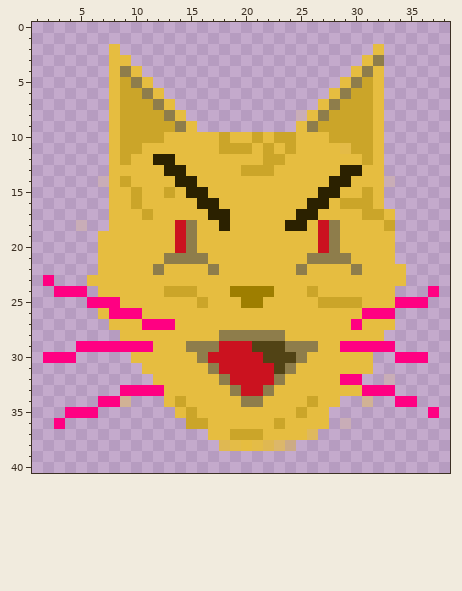
Pixel-art sprite: bomberman/resources/player2_head.png. The first picture shows the starting point.
The file is 40x60 pixels. Pixels under 10% opacity are left out. Colours within 5 levels of each other are drawn and written as one. Shown: x 1..38, y 0..40.
And afterwards:
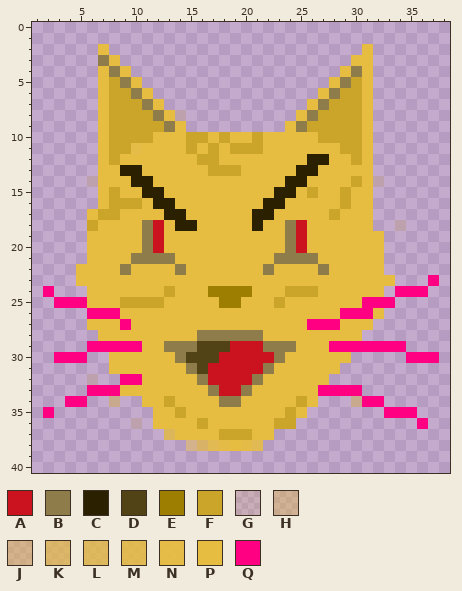
Palette (. is transparent): A #cb121f  B #8e7d4b  C #2b2100  D #514315  E #9e7e00  F #cba529  G #e6bd4026  H #e6bd4065  J #e6bd4075  K #e6bd40b2  L #e6bd40c9  M #e6bd40db  N #e6bd40f2  P #e6bd40  Q #ff0082
Message: fixed player animations and created bomb explosion adaptable to the surroundings
The edit:
Changed rows in their new state; - is an unchanged pixel.
first column x 2:
 2 -----P.----------------------P.-----
 3 -----B-.--------------------P-.-----
 4 -----PBP.------------------PBP.-----
 5 -----PFBP.----------------PBFP.-----
 6 -----PF-BP.--------------PBF-P.-----
 7 -----PF--BP.------------PBF--P.-----
 8 -----PF---BPG----------PBF---P.-----
 9 -----PF----BP.--------PBF----P.-----
10 -----PF---P--FF------PP--F---P.-----
11 -----PF-N----F-FP--FP-P----F-P.-----
12 -----PFP--PP--FF----PP--CC--FP.-----
13 -----P-CC--PP--FFFPPP--CC--PP-.-----
14 ----GP-PCC--PP--------CC--PPF-G.----
15 -----PF-PCCP-PP------CC-FPPF-P.-----
16 -----PFF--CC--PP----CC--PP--PP.-----
17 ----PFF--P-CC--PP--CC--PP-F--P..----
18 ---.FP---BA-CC--P--C--BA-PP---..G---
19 ----P----BA-PP--------BA-PP----.----
20 ----P----BA-PP--------BA-PP----.----
21 ----P---BBB-PPP------BBB-PPP---.----
22 ---PP--B--P-B--P----B--P-B--P--..---
23 .--P----------------------------.--Q
24 Q...P-------PP-EE--PP-FF-------.QQQ.
25 -QQQPPPFFFF---P-EEPP-F---PPPPQQQ...-
26 ----QQ-PP------------------QQ-P.----
27 ----PP-Q-PPP------------QQQ-P-..----
28 -----PP-------BB----PP-------..-----
29 ---.-----P-BB-DDD--ABB-PP-Q-----Q---
30 .--Q--PP----BDDD----ABPP----..--.--Q
31 ------PPP----BDA----BPP----...------
32 ----G--QQP----BAA--BPP----...--.----
33 ----QQQPPPP----BAABPP----QQQQ...----
34 --QQ-.H.-PPFP---BBPP---FP..-HQQ-..--
35 Q-...-----PPFP--------FP..-----QQQ-.
36 -.------G-PPPP--------F...-.------Q-
37 -----------LPPP-F--P-....-----------
38 -------------JKMNPNM...-------------
Changed places in both pictures, as pixel boxes (x1, y1, x2, y2):
changed: (43, 44, 439, 451)
